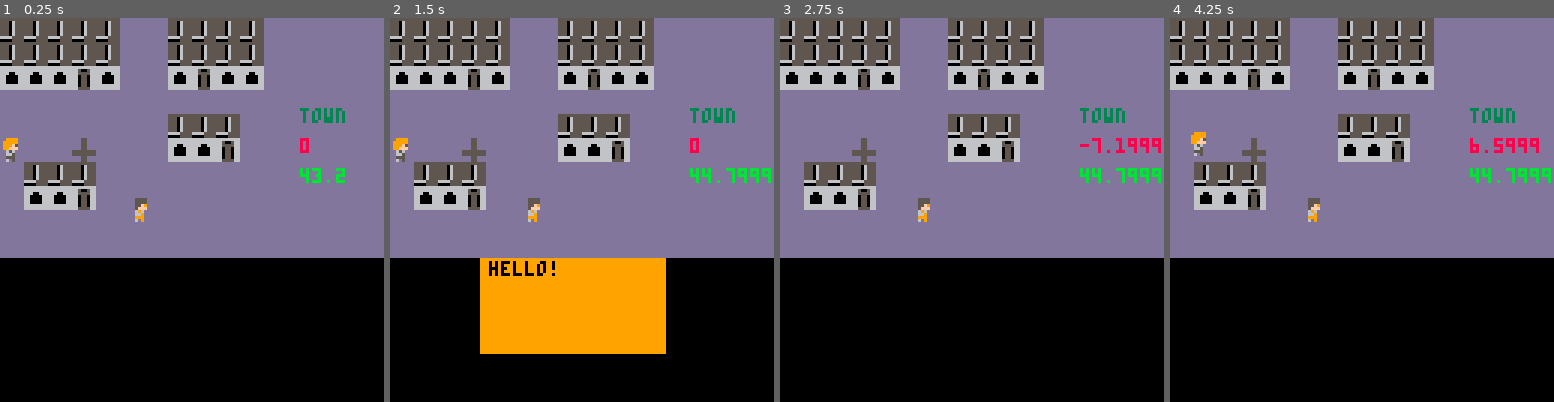
Above: before the commit, frames 1-4 (left to right).
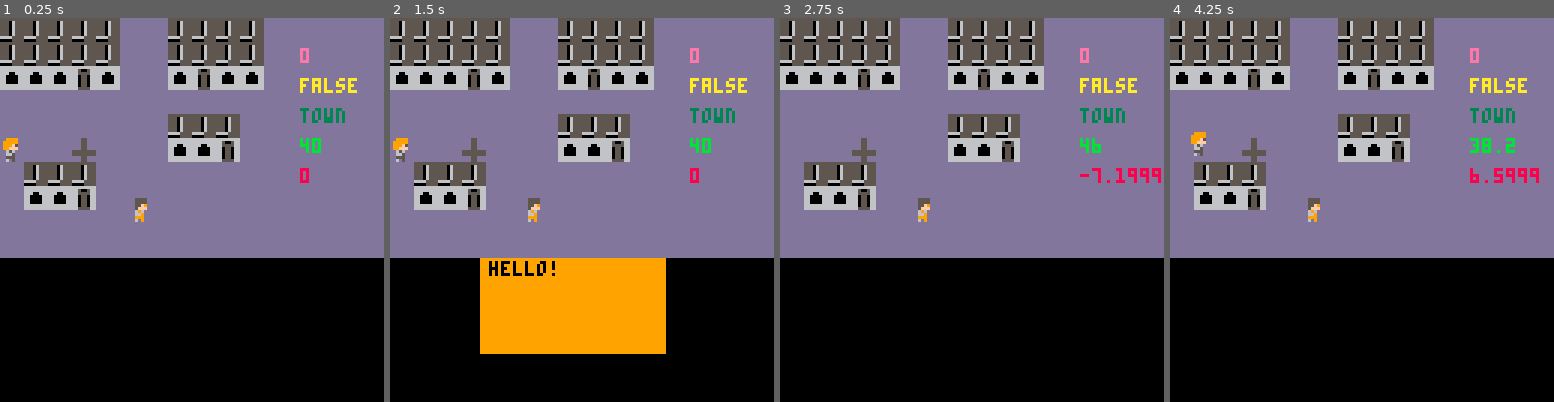
Above: after the commit, the same moments.

Repository: Joe-Gigs/3-color-game-jam
Game: PICO-8 cartridge 3colorjam.p8
Same seed, same stepped clock (60 frames per second), same inputs: the game is played once before the commit and once after it.
Inputs:
- Up to frame 1 (0.25 s): no input
- Up to frame 2 (1.5 s): tap O (Z key) at 0.33, 0.7, 1.43 s; tap X (X key) at 1.07 s
- Up to frame 3 (2.75 s): hold Left 1.97-2.37 s; tap X (X key) at 2.07, 2.4, 2.73 s; tap O (Z key) at 2.22 s; hold Down from 2.42 s (still down)
- Up to frame 4 (4.25 s): release Down at 2.82 s; hold Right 2.87-3.53 s; tap X (X key) every 0.33 s from 3.07 to 4.07 s; tap O (Z key) at 3.1, 3.98 s; hold Up 3.58-4.08 s; hold Right from 4.13 s (still down)

The runs differ from the first frame. In frame 1, 0.7% of the frame differs, in the area x 78-93%, y 7-43%; in frame 2, 0.9%; in frame 3, 1.1%; in frame 4, 1.2%, in the area x 78-100%, y 7-43%.

Commit message:
Debug suite refactored, easier to read

Diff:
--- a/3colorjam.p8
+++ b/3colorjam.p8
@@ -41,17 +41,25 @@
 
 	talk = false
 	current_location = "town"
+
+	location = {}
+ 	location.counter = 1
+
+ 	testvar = false
 end
 
 function _draw()
-	print(player.x, 100, 40, 8)
-	print(npc1.x, 100, 50, 11)
+	print(val, 100, 10, 30, 2)
+	print(testvar, 100,20, 10)
 	print(current_location, 100, 30, 3)
-	--print(talk, 100,20, 10)
+	print(player.y, 100, 40, 11)
+	print(player.x, 100, 50, 8)
+
 
 end
 
 function _update()
+
 	timer +=1
 	if timer > 100 then
 		resettimer()
@@ -81,11 +89,16 @@
 		drawmenu(reapah)
 	else
 		poke(0x5f2c, 0)
-		map(0,0,0,0,16,16)
+		map(0,0,0,0,128,32)
 		spr(player.sp, player.x, player.y,1,1,player.flip)
 		spr(npc1.sp, npc1.x, npc1.y, 1, 1, npc1.flip)
 		menu.level = 0
 	end
+	-- if current_location == "town" then
+	-- 	player.x = 200
+	-- end
+
+	test()
 end
 -----------------------------------------------
 function playermovement()
@@ -248,8 +261,17 @@
 	end
 end
 
-function enterChurh()
+function enterchurh()
 	current_location = "church"
+end
+
+function test(x,y)
+	val = mget(npc1.x,npc1.y)
+
+	if val > 30 then
+		testvar = true
+	end
+
 end
 
 
